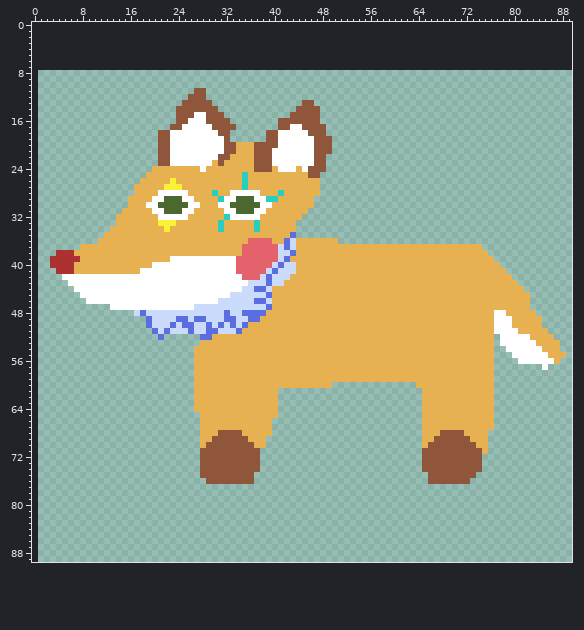
Edited in one commit: pixel-art file (SquidTweaksSuper/assets/mouse_pets/textures/pets/rev.aseprite). The picture above is the old version.
128x128 pixels, 1 frame. The old version is drawn lined up with the new one, on the new canvas.
Once edited:
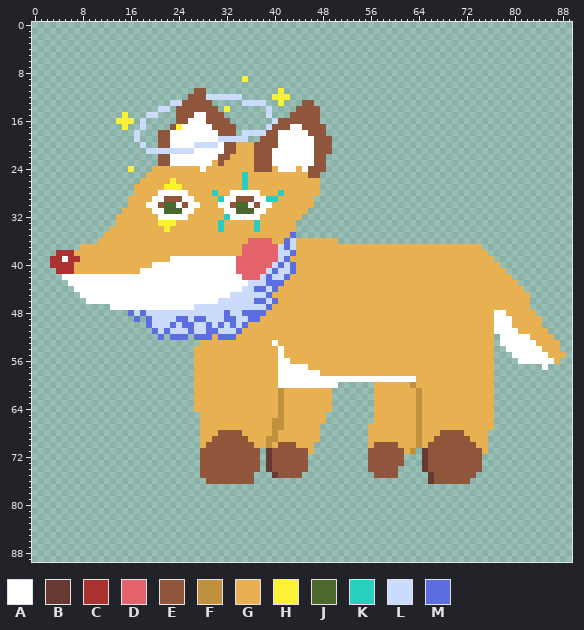
Palette (. is transparent): A #ffffff  B #663931  C #ac3232  D #e3626b  E #8f563b  F #bf913e  G #e7b152  H #fbf236  J #4b692f  K #28cfc0  L #cbdbfc  M #5b6ee1
Diff:
canvas 128x128 -> 90x90, the old top-left corner now at 1,8 (the part of the old canvas that was cut away was empty and is not shown)
Changed rows in their new state; - is an unchanged pixel.
first column x 14:
 9 ---------------------H-------
11 ---------------------------H-
12 ---------------LLLLLL-----HHH
13 ---------LL----------LLLL--H-
14 -------LL---------H------L---
15 -H---LL------------------L---
16 HHH-L---------------------L--
17 -H--L-----H--------------LE--
18 ---L---------------E-LLLL----
19 ---L-------------LLLLL--E----
20 ----L--------LLLL------------
21 -----LLLLLLLL----------------
24 --H--------------------------
first column x 21:
29 -EEE---------EEE-
30 E--AE-------E--AE
first column x 5:
39 A-------------------------------------------------------------
40 --------------------------------------M-----------------------
41 --------------------------------------M-----------------------
42 -------------------------------------M------------------------
43 -----------------------------------MM-------------------------
44 -----------------------------------M--------------------------
46 -----------------------------------M--------------------------
48 -----------M--------------------------------------------------
49 ------------M-------------------------------------------------
52 ------------------MMM-M---MMM---------------------------------
53 -----------------------------------A--------------------------
54 ------------------------------------A-------------------------
55 ------------------------------------A-------------------------
56 ------------------------------------AA------------------------
57 ------------------------------------AAAAA---------------------
58 ------------------------------------AAAAAAA-------------------
59 ------------------------------------AAAAAAAAAAAAAAAAAAAAAAA---
60 ------------------------------------AAAAAAAAAA------GGGGGGF---
61 ------------------------------------FGGGGGGGG-------GGGGGGGF--
62 ------------------------------------FGGGGGGGG-------GGGGGGGF--
63 ------------------------------------FGGGGGGGG-------GGGGGGGF--
64 ------------------------------------FGGGGGGGG-------GGGGGGGF--
65 ------------------------------------FGGGGGGG--------GGGGGGGF--
66 -----------------------------------FFGGGGGGG--------GGGGGGGF--
67 -----------------------------------FFGGGGGG--------GGGGGGGGF--
68 -----------------------------------FGGGGGGG--------GGGGGGGGF--
69 ----------------------------------FFGGGGGGG--------GGGGGGGGF--
70 ----------------------------------FGEEEGGG---------GEEEEGGGF--
71 ----------------------------------BEEEEEEG---------EEEEEEGF-B-
72 ----------------------------------BEEEEEE----------EEEEEE---B-
73 ----------------------------------BEEEEEE----------EEEEEE---B-
74 ----------------------------------BEEEEEE----------EEEEE----B-
75 -----------------------------------BEEEE------------EEEE-----B
76 -------------------------------------------------------------B
